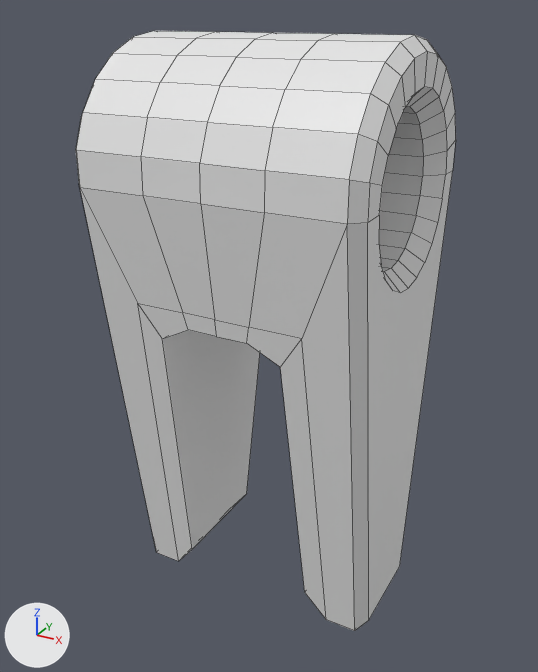
What one commit did to the Blender file tube-clip/clip.blend.
The view is the same before and after, from a 50 mm camera at (13.3, -24.5, 27.2) aimed at (-0.1, -0.1, 14.9). Arrows for +X, +Y and +Z are at lower left; the lights stay in place. Mesh edges are drawn as thin lines.

Names of what the first picture shows: 'grow_clip_5mm_gap'.
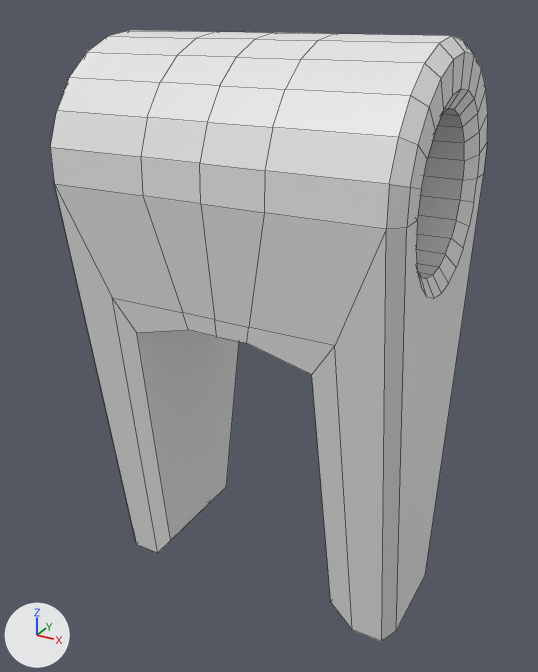
The change, as JSON lines over the scene's bpy script:
```json
{"block": "me_grow_clip_5mm_gap", "where": "# used by ob_grow_clip_5mm_gap; location = (0.0, 0.13, 0.0)"}
{"op": "remove", "block": "me_grow_clip_5mm_gap", "code": "me_grow_clip_5mm_gap.from_pydata(...)  # 247 vertices, 234 faces; spans x -5.5..5.5, y -5.0..4.7, z 3.4..26.4"}
{"op": "add", "block": "me_grow_clip_5mm_gap", "code": "me_grow_clip_5mm_gap.from_pydata(...)  # 144 vertices, 117 faces; spans x -6.7..0.0, y -5.0..4.7, z 3.4..26.4"}
{"block": "me_grow_clip_5mm_gap", "change": "me_grow_clip_5mm_gap part 1"}
{"block": "me_grow_clip_5mm_gap", "change": "103 vertices are removed from x 1.2..5.5, y -5.0..4.7, z 3.4..26.4"}
{"block": "me_grow_clip_5mm_gap", "change": "117 faces are deleted"}
{"block": "me_grow_clip_5mm_gap", "change": "86 vertices in x -5.5..-2.5, y -5.0..4.7, z 3.4..26.4 move by (-1.2, 0.0, 0.0)"}
{"op": "add", "block": "ob_grow_clip_5mm_gap", "code": "_m = ob_grow_clip_5mm_gap.modifiers.new('Mirror', 'MIRROR')"}
```

Changed parts and their boxes (x1, y1, x2, y2) in the pictures (538 x 672 px):
```json
{"object": "grow_clip_5mm_gap", "change": "reshaped, modifiers changed", "before": [76, 31, 456, 631], "after": [50, 30, 488, 642], "on screen": "15% wider"}
```
